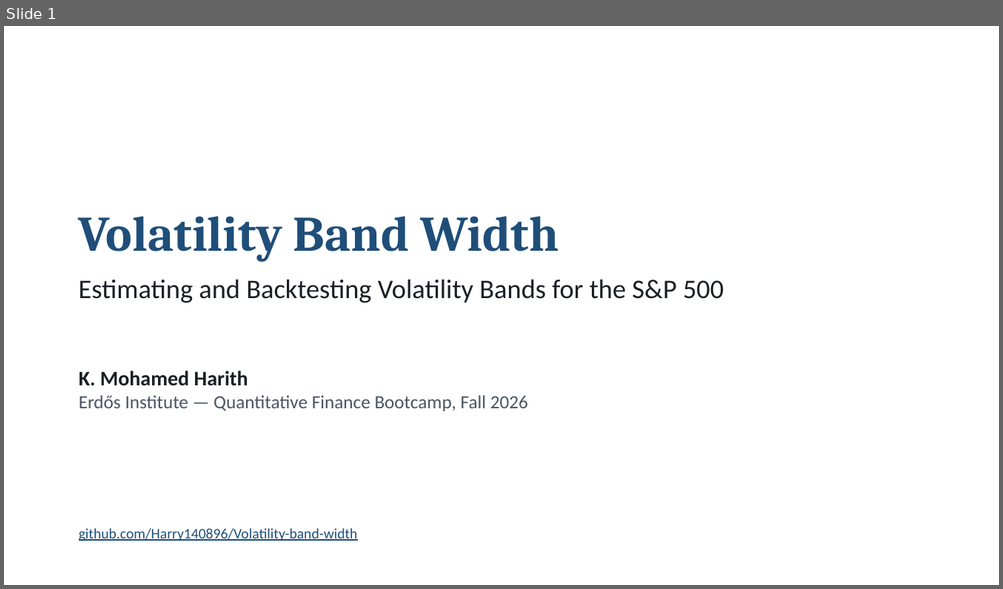
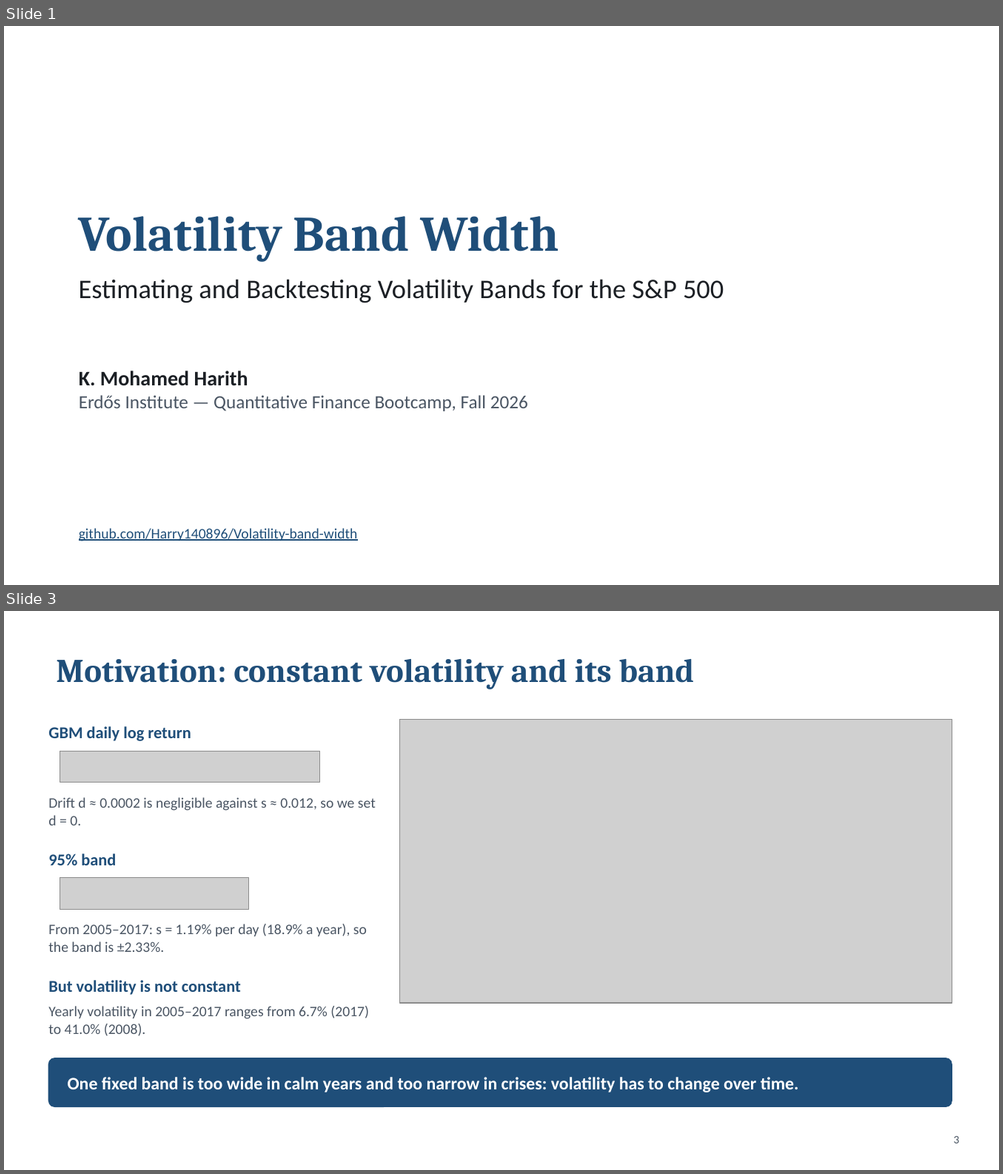
Before and after one commit to Harry140896/Volatility-band-width, a slide deck: docs/Volatility_Band_Width_slides.pptx. Shown one above the other, each under a label of ours: slide 1 before the commit, slides 1 and 3 after it; the slides between them are not shown. The pictures are 1003x589 and 1003x1174 pixels, drawn with LibreOffice and Linux fonts; fonts in the diff are those of the drawing; grey boxes stand for pictures. Boxes give left, top, right and bottom in pixels: in the first picture for what was removed or moved away, otherwise in the second. Text is boxed around its words. In the diff, an @@ line names an element or a change of style, - is before the commit and + after.

```diff
--- a/docs/Volatility_Band_Width_slides.pptx
+++ b/docs/Volatility_Band_Width_slides.pptx
@@ slide 3 added at (x1=4, y1=611, x2=999, y2=1170), background #FFFFFF @@
@@ title added at (x1=56, y1=659, x2=694, y2=689), 32 pt, text #1F4E79, bold @@
+Motivation: constant volatility and its band
@@ picture added at (x1=399, y1=719, x2=951, y2=1003) @@
@@ text added at (x1=48, y1=726, x2=190, y2=741), 16 pt, text #1F4E79, bold @@
+GBM daily log return
@@ picture added at (x1=60, y1=752, x2=320, y2=783) @@
@@ text added at (x1=48, y1=797, x2=375, y2=826), 14 pt, text #4A5563 @@
+Drift d ≈ 0.0002 is negligible against s ≈ 0.012, so we set d = 0.
@@ text added at (x1=48, y1=854, x2=116, y2=866), 16 pt, text #1F4E79, bold @@
+95% band
@@ picture added at (x1=60, y1=878, x2=249, y2=909) @@
@@ text added at (x1=48, y1=924, x2=367, y2=952), 14 pt, text #4A5563 @@
+From 2005–2017: s = 1.19% per day (18.9% a year), so the band is ±2.33%.
@@ text added at (x1=48, y1=980, x2=241, y2=995), 16 pt, text #1F4E79, bold @@
+But volatility is not constant
@@ text added at (x1=48, y1=1006, x2=369, y2=1037), 14 pt, text #4A5563 @@
+Yearly volatility in 2005–2017 ranges from 6.7% (2017) to 41.0% (2008).
@@ rounded rectangle added at (x1=48, y1=1059, x2=951, y2=1107), fill #1F4E79, outline #1F4E79 1 pt @@
@@ text added at (x1=68, y1=1077, x2=799, y2=1093), 17 pt, text #FFFFFF, bold @@
+One fixed band is too wide in calm years and too narrow in crises: volatility has to change over time.
@@ page number added at (x1=953, y1=1136, x2=959, y2=1144), 11 pt, text #4A5563 @@
+3
```
Also in this commit, not shown: 4 slides changed, 4 other slides added, 3 slides removed.
